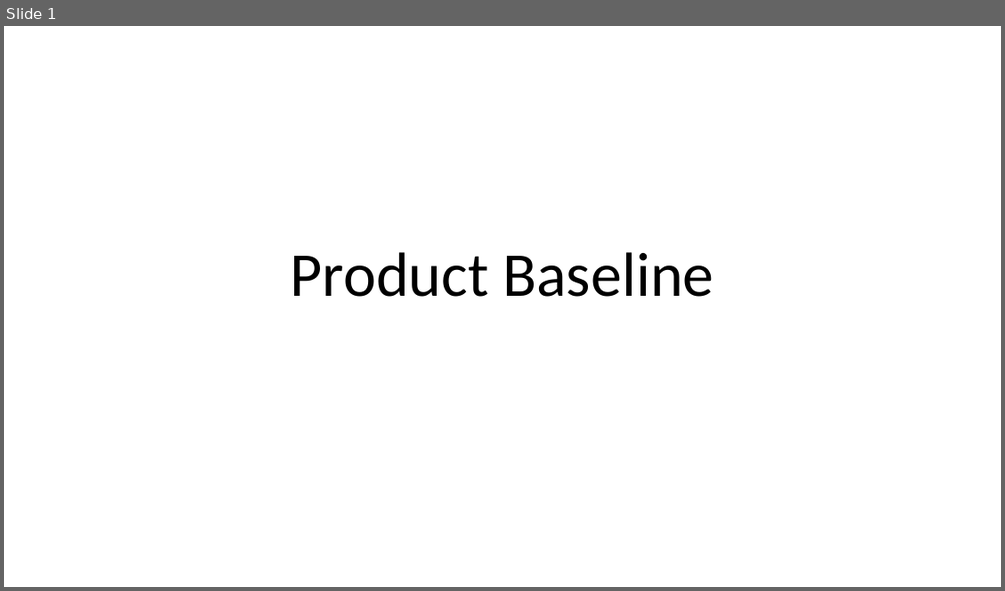
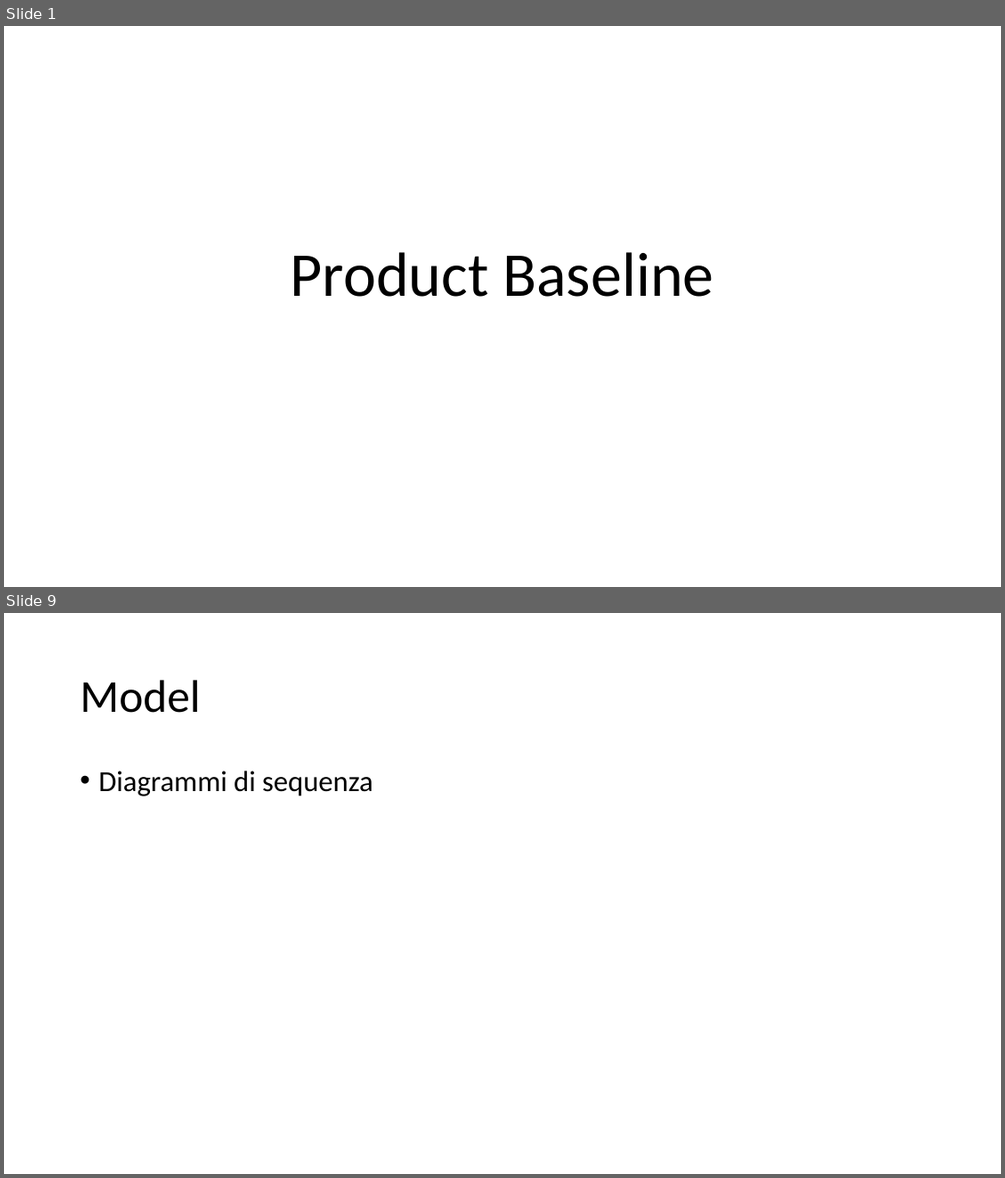
Before and after one commit to Italiaracerx/progettoSWE, a slide deck: Presentazioni/Presentazioni PB/Presentazione PB.pptx. Shown one above the other, each under a label of ours: slide 1 before the commit, slides 1 and 9 after it; the slides between them are not shown. The pictures are 1005x591 and 1005x1178 pixels, drawn with LibreOffice and Linux fonts; fonts in the diff are those of the drawing. Boxes give left, top, right and bottom in pixels: in the first picture for what was removed or moved away, otherwise in the second. Text is boxed around its words. In the diff, an @@ line names an element or a change of style, - is before the commit and + after.

```diff
--- a/Presentazioni/Presentazioni PB/Presentazione PB.pptx
+++ b/Presentazioni/Presentazioni PB/Presentazione PB.pptx
@@ slide 9 added at box(4, 613, 1001, 1174), background #FFFFFF @@
@@ title added at box(80, 680, 200, 713), 44 pt, text #000000 @@
+Model
@@ text added at box(98, 771, 373, 796), 28 pt, text #000000 @@
+• Diagrammi di sequenza
```
Also in this commit, not shown: 1 slide changed, 11 other slides added, 2 slides removed, 17 other files.
